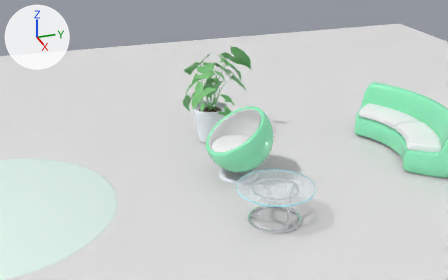
Renders of the Blender file assets/models/area_01/source/living.blend from each side of a commit.
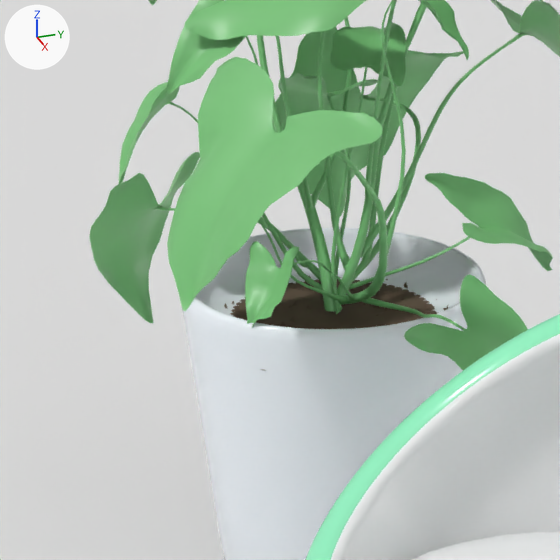
Each version is shown from a camera (50 mm lens) standing at (7.86, -2.86, 4.16) and looking at (-1.17, 0.17, 0.06), then close up on the part from 39% to 53% of the width and 27% to 49% of the height. Lighting does not change. The marker at upper left points along +X, +Y and +Z. The last two pictures show the newer version.

The first close-up shows 'LivingPlant', 'PodChair', 'PreviewFloor'.
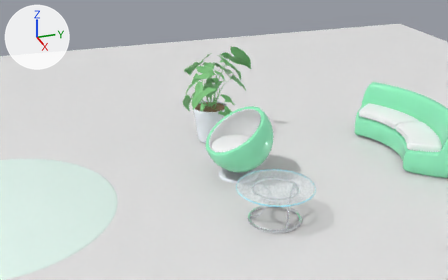
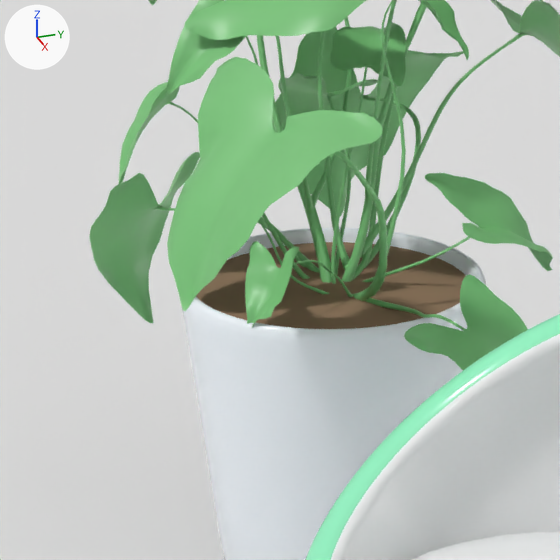
Commit message: fix: planta del living sin cruces y tierra limpia en la maceta

Pixel boxes (x1, y1, x2, y2) of what changed, in the close-ups (560 x 560 px):
'LivingPlant', recoloured, reshaped: (89, 0, 560, 560) in both
part 1 of me_livingplant, deleted (brown): before (224, 276, 448, 371)
part 2 of me_livingplant, built on: before (307, 262, 358, 299); after (196, 242, 466, 329)

The edits, one by one:
Material 'living_soil' (mat_living_soil) changes colour from brown #61503f to brown #95795d; in linear values from (0.12, 0.08, 0.05) to (0.3, 0.19, 0.11).
me_livingplant is used by ob_livingplant; location (-1.4, 0.0, 0.0).
me_livingplant had 11242 vertices, 10654 faces and spanned x -0.75..0.58, y -0.42..0.79, z 0.0..1.54.
me_livingplant now has 9394 vertices, 8546 faces and spans x -0.75..0.58, y -0.42..0.79, z 0.0..1.54.
me_livingplant part 1: 479 loose pieces with 2361 vertices, spanning x -0.27..0.27, y -0.26..0.27, z 0.48..0.54, are deleted.
me_livingplant part 2: 6 vertices moved within x -0.07..0.07, y -0.01..0.07, z 0.58; 513 vertices added at x -0.27..0.27, y -0.27..0.27, z 0.57..0.58.
